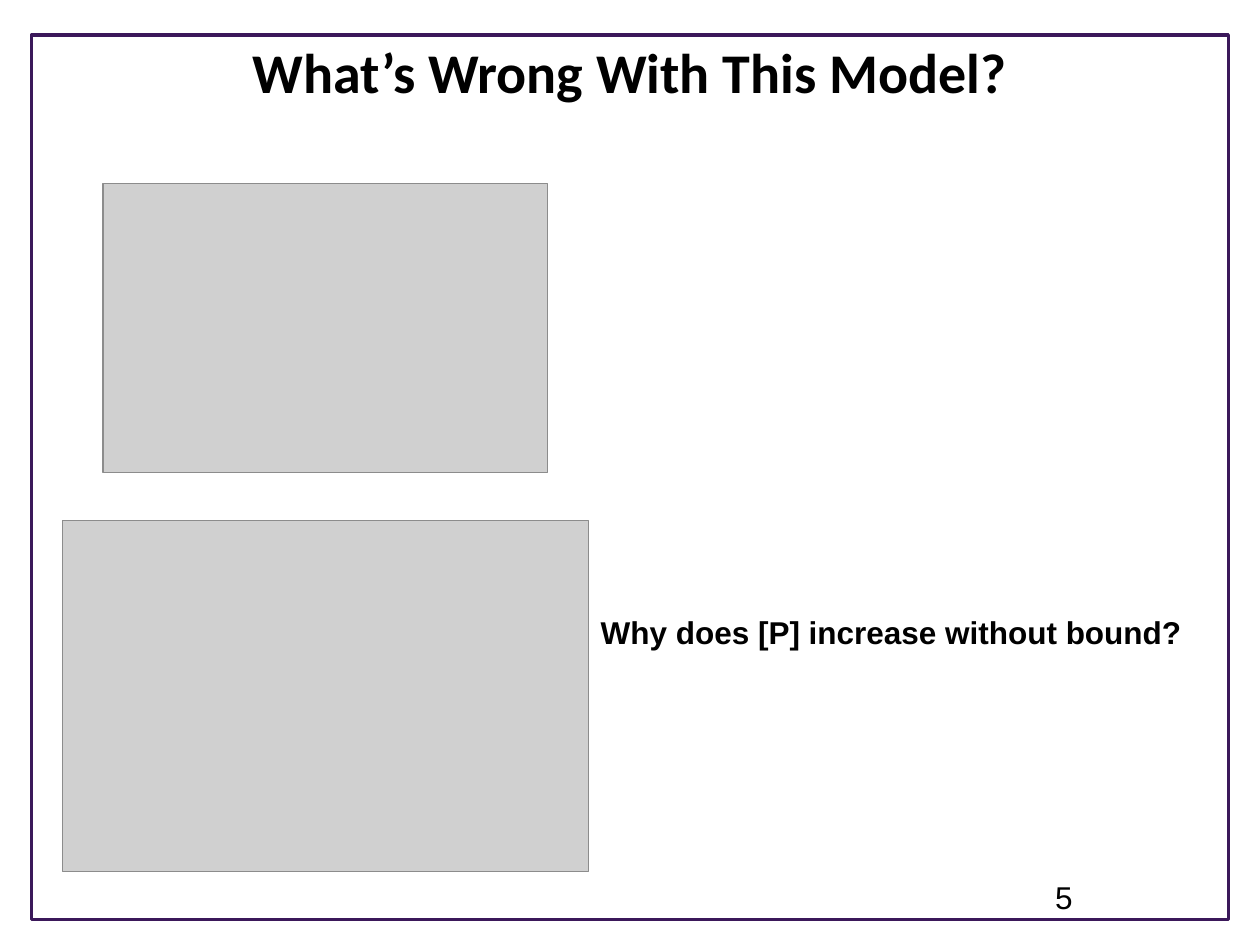
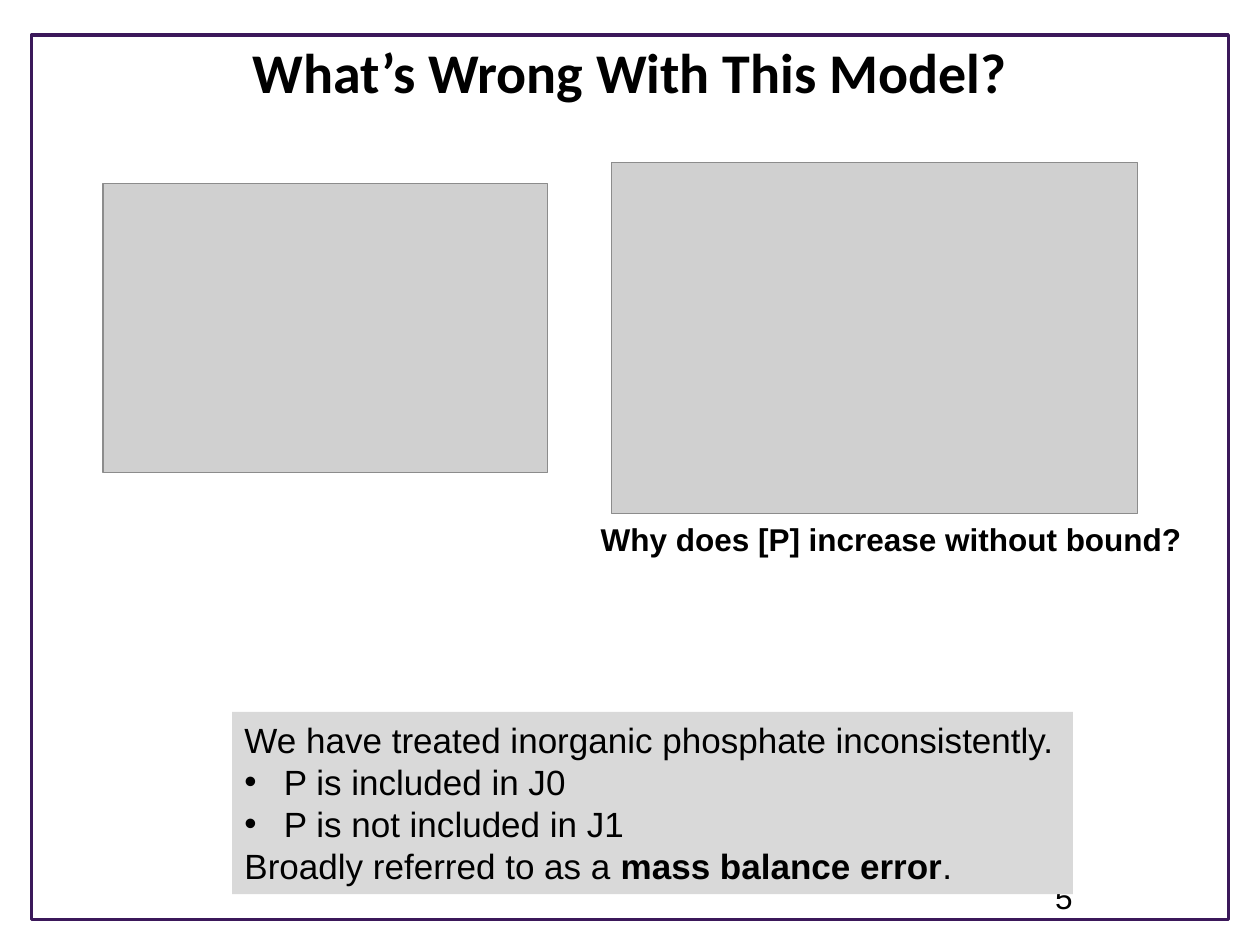
Before and after one commit to ModelEngineering/advancing-biomedical-models, a slide deck: slide 5 of lecture_15/15_static_testing.pptx. Drawn at 1260x945 pixels with LibreOffice and Linux fonts; fonts in the diff are those of the drawing; grey boxes stand for pictures; background and template pictures are left out. Boxes give left, top, right and bottom in pixels: in the first picture for what was removed or moved away, otherwise in the second. Text is boxed around its words. In the diff, an @@ line names an element or a change of style, - is before the commit and + after.

Commit message:
Updated slides

```diff
--- a/lecture_15/15_static_testing.pptx
+++ b/lecture_15/15_static_testing.pptx
@@ picture moved from (x1=62, y1=520, x2=587, y2=872) to (x1=612, y1=163, x2=1138, y2=514) @@
@@ text "Why does [P] increase without ..." moved from (x1=601, y1=621, x2=1181, y2=650) to (x1=601, y1=528, x2=1181, y2=557) @@
@@ rectangle added at (x1=232, y1=712, x2=1072, y2=895), fill #D9D9D9, 20 pt, text #000000 @@
+We have treated inorganic phosphate inconsistently.
+• P is included in J0
+• P is not included in J1
+Broadly referred to as a mass balance error.
```
Also in this commit, not shown: 4 other slides changed, 3 slides added, 2 slides removed, 1 other file.
